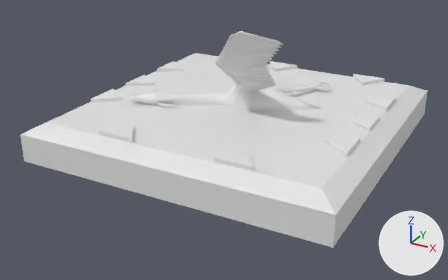
Two versions of the Blender file Assets/Objects/puzzle6-birds/Models/bird_4Clue.blend, one commit apart.
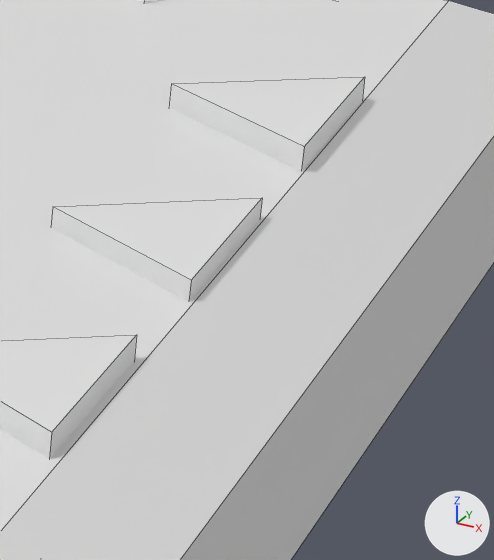
Old and new are each drawn whole from a 50 mm camera at (1.76, -3.45, 1.56) aimed at (-0.02, -0.2, -0.06) and again close up on the part from 76% to 93% of the width and 30% to 62% of the height. Every picture has the same lights, and +X, +Y and +Z are marked at lower right. The close-ups show mesh edges as thin lines.
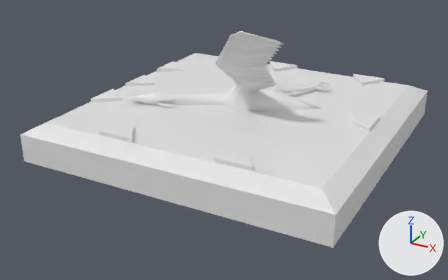
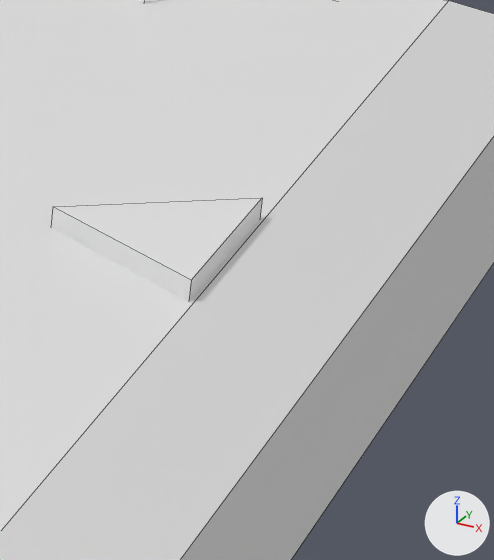
Location of each change, [x1, y1, x2, y2] in pixels of the close-ups (494 x 560 px):
'Cube.001', reshaped
    before: [0, 0, 365, 459]
    after: [51, 0, 262, 302]
part 1 of me_cube_001, deleted
    before: [0, 335, 137, 459]
part 2 of me_cube_001, deleted
    before: [169, 76, 365, 171]

The change in detail:
me_cube_001 has 66 vertices, 44 faces and spans x -8.2..8.1, y -9.3..7.9, z -1.4..0.1.
me_cube_001 is used by ob_cube_001; location (0.0, 0.0, 0.0); rotation (0.0, 0.0, 5.498), in degrees (0, 0, 315); scale (-0.121, -0.121, -0.121).
me_cube_001 part 1: the loose piece of 6 vertices spanning x -7.9..-6.3, y -3.7..-2.0, z -1.3..0.0 is deleted.
me_cube_001 part 2: the loose piece of 6 vertices spanning x -3.5..-1.8, y -8.2..-6.5, z -1.4..0.0 is deleted.
